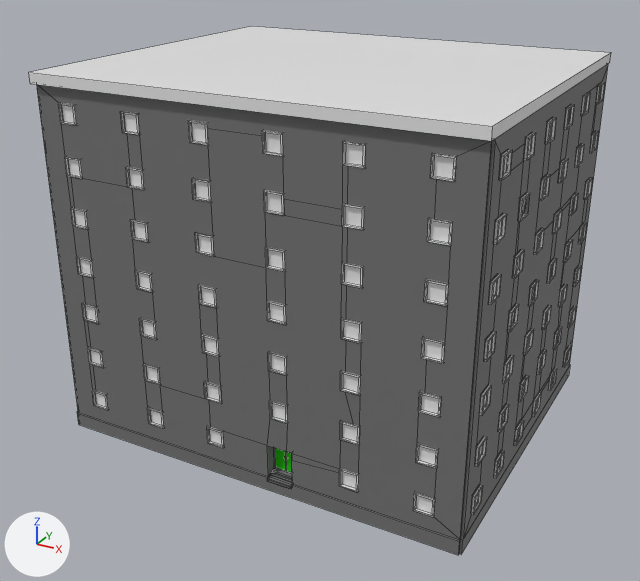
The FBX model OSB3D/Assets/Prefabs/Import/Buildings/BCS30_F07_01.fbx, before and after one commit.
Rendered twice from a 50 mm camera at (65.4, -93.2, 35.5) aimed at (37.1, -41.8, 9.8). The lights are fixed; the arrows at lower left show +X, +Y and +Z. Mesh edges are drawn as thin lines.

Objects in the first picture: 'BCS30_F07_01'.
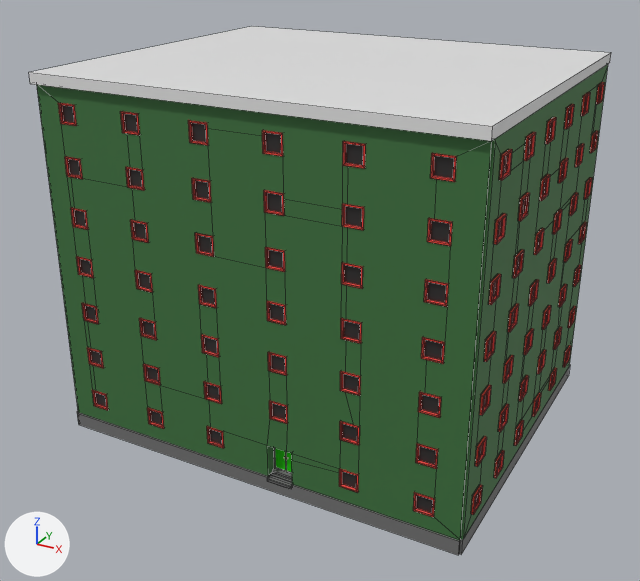
Boxes (x1, y1, x2, y2) around the edits, measured in the pictures (640 x 581 px):
'BCS30_F07_01', recoloured (grey to green): (35, 64, 608, 543) in both

The edits, one by one:
Material 'Facade.003' (mat_facade_003) changes colour from grey #727272 to dark green #3d723e; in linear values from (0.168, 0.168, 0.168) to (0.0463, 0.168, 0.0476).
Material 'Frame.003' (mat_frame_003) changes colour from white #e7e7e7 to red #e74139; in linear values from (0.8, 0.8, 0.8) to (0.8, 0.0527, 0.0404).
Material 'WindowGlass.003' (mat_windowglass_003) changes colour from white #e7e7e7 to black #2d2d2d; in linear values from (0.8, 0.8, 0.8) to (0.0262, 0.0262, 0.0262).
